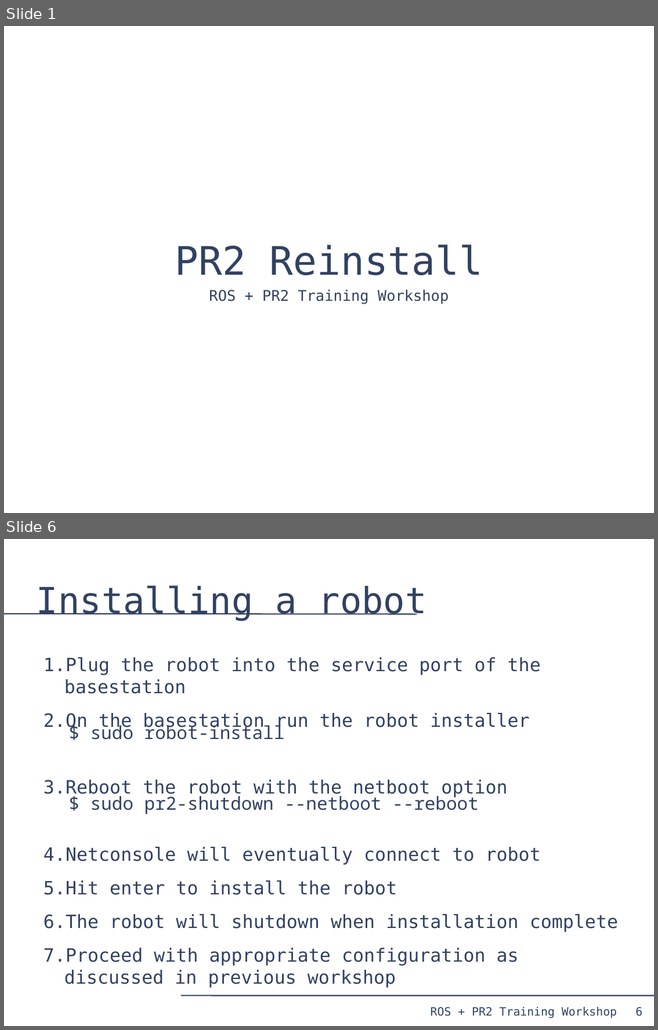
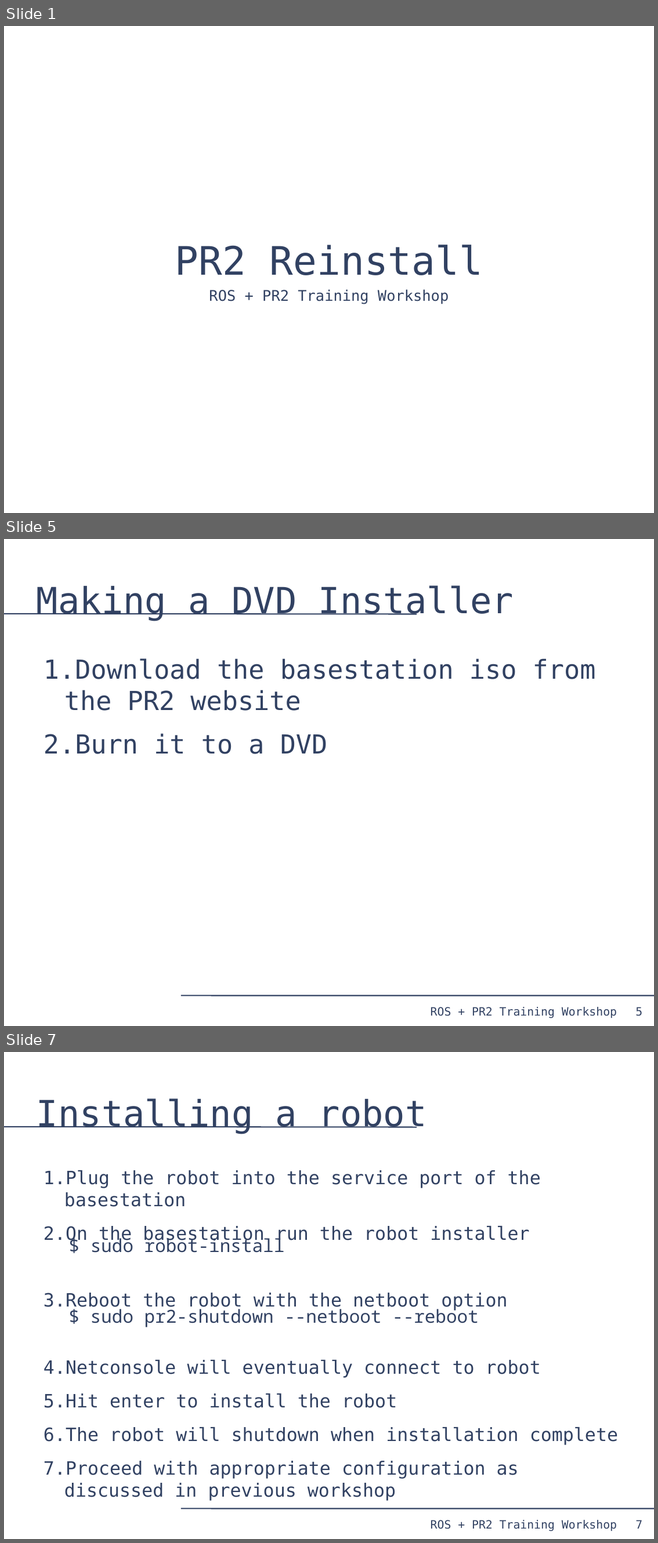
Before and after one commit to PR2/pr2_docs, a slide deck: pr2_training_workshop/reinstalling_pr2/reinstall.odp. Shown one above the other, each under a label of ours: slides 1 and 6 before the commit, slides 1, 5 and 7 after it; the slides between them are not shown. The pictures are 658x1030 and 658x1543 pixels, drawn with LibreOffice and Linux fonts; fonts in the diff are those of the drawing. Boxes give left, top, right and bottom in pixels: in the first picture for what was removed or moved away, otherwise in the second. Text is boxed around its words. In the diff, an @@ line names an element or a change of style, - is before the commit and + after.

```diff
--- a/pr2_training_workshop/reinstalling_pr2/reinstall.odp
+++ b/pr2_training_workshop/reinstalling_pr2/reinstall.odp
@@ slide 5 added at (4, 539, 654, 1026), background #FFFFFF; not listed: 4 template elements that a slide beside it also shows @@
@@ title added at (36, 585, 513, 621), 44 pt, text #314162 @@
+Making a DVD Installer
@@ text added at (43, 658, 596, 754), 32 pt, text #314162 @@
+1. Download the basestation iso from the PR2 website
+2. Burn it to a DVD
@@ what was slide 6 is now slide 7 @@
@@ page number at (635, 1520, 642, 1529): text changed @@
-6
+7
```
Also in this commit, not shown: 4 slides changed, 1 other slide added, 2 other files.
